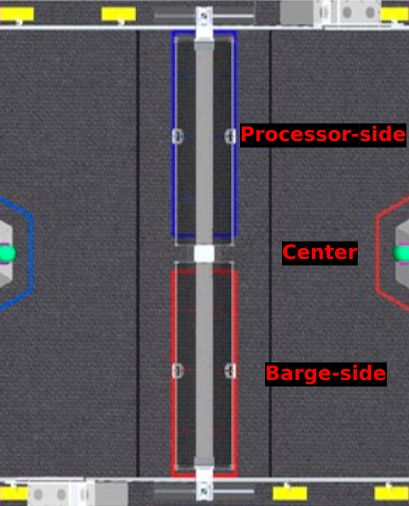
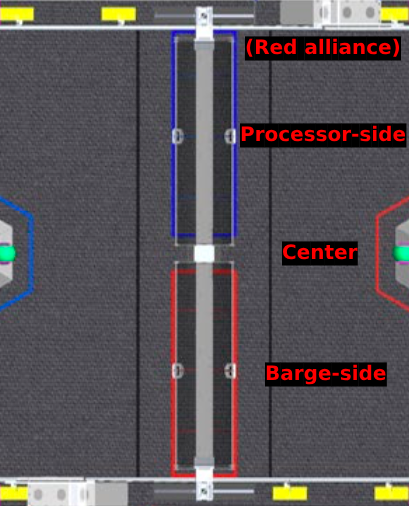
The second (409, 506) image is a revision of the first. Changes to its layers:
added layer "(Red alliance)" above "Processor-side" over [245, 36, 401, 61]
